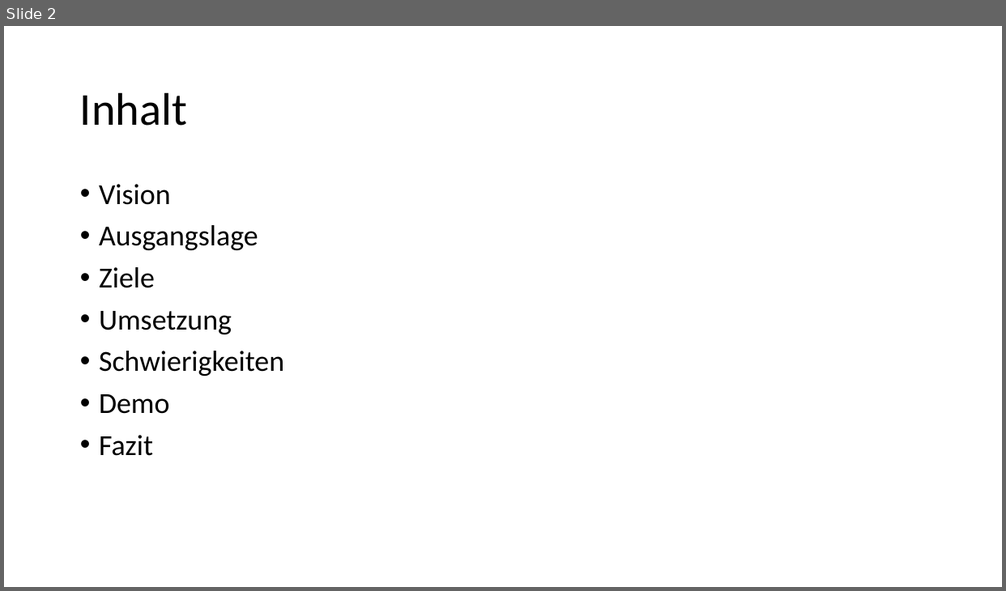
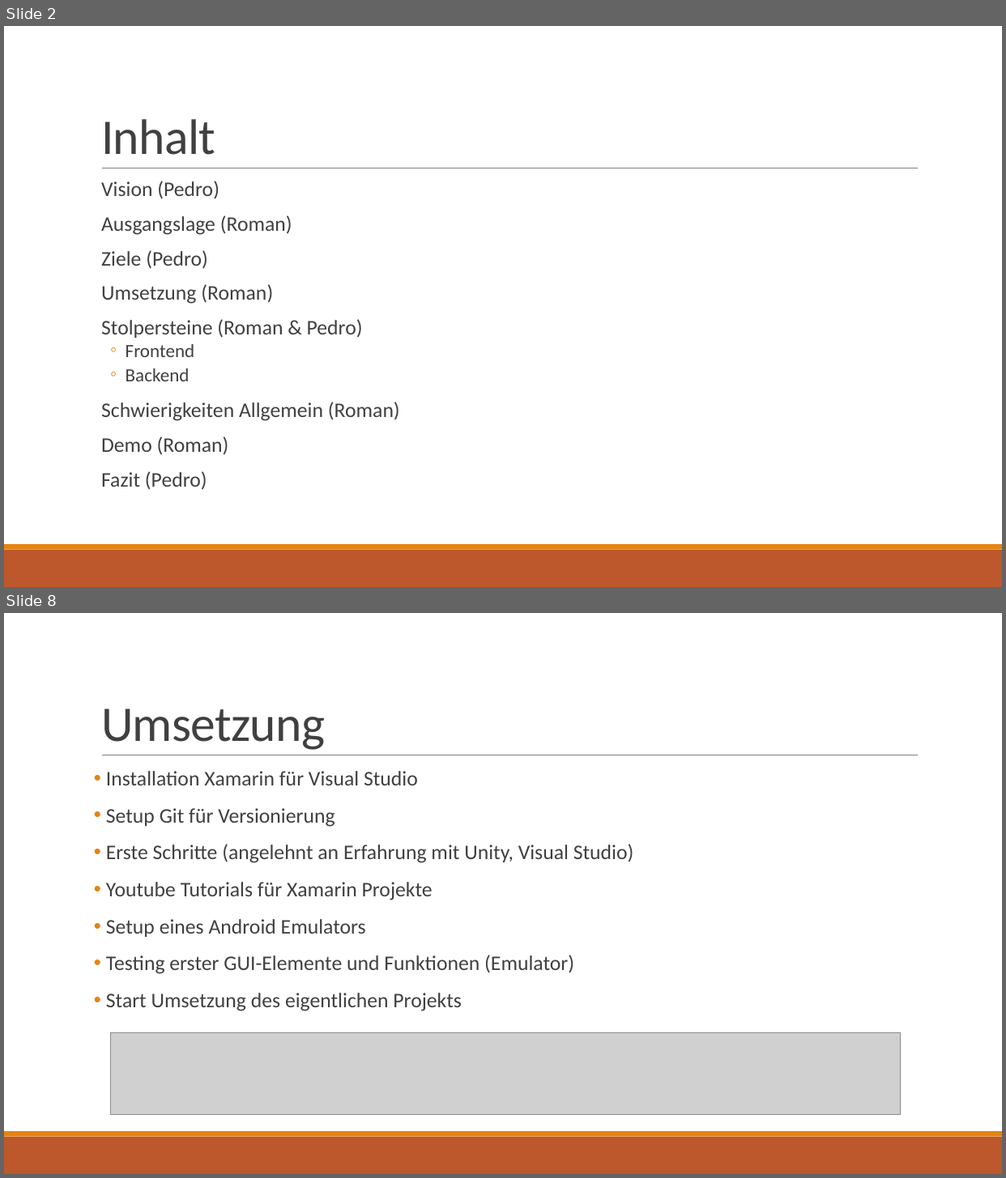
Before and after one commit to HolzbaumStudios/CookBook, a slide deck: Docs/Präsentation_Kochbuch.pptx. Shown one above the other, each under a label of ours: slide 2 before the commit, slides 2 and 8 after it; the slides between them are not shown. The pictures are 1006x591 and 1006x1178 pixels, drawn with LibreOffice and Linux fonts; fonts in the diff are those of the drawing; grey boxes stand for pictures. Boxes give left, top, right and bottom in pixels: in the first picture for what was removed or moved away, otherwise in the second. Text is boxed around its words. In the diff, an @@ line names an element or a change of style, - is before the commit and + after.

Commit message:
Praesentation
+ Teil Roman Präsi

```diff
--- a/Docs/Präsentation_Kochbuch.pptx
+++ b/Docs/Präsentation_Kochbuch.pptx
@@ slide 8 added at (4,613,1002,1174), background #FFFFFF; not listed: 3 template elements that a slide beside it also shows @@
@@ title added at (101,709,325,750), 48 pt, text #404040 @@
+Umsetzung
@@ text added at (106,771,634,1012), 20 pt, text #404040 @@
+• Installation Xamarin für Visual Studio
+• Setup Git für Versionierung
+• Erste Schritte (angelehnt an Erfahrung mit Unity, Visual Studio)
+• Youtube Tutorials für Xamarin Projekte
+• Setup eines Android Emulators
+• Testing erster GUI-Elemente und Funktionen (Emulator)
+• Start Umsetzung des eigentlichen Projekts
@@ picture added at (110,1033,901,1114) @@
@@ slide 2 changed as well @@
@@ title "Inhalt": place and size @@
-title "Inhalt" at (80,92,187,126)
+title "Inhalt" at (101,119,215,155)
@@ title "Inhalt" at (101,119,215,155): size 44 to 48 pt, text colour #000000 to #404040, letter spacing 0 to -0.5 pt; line spacing 0.9 to 0.85; vertical alignment middle to bottom @@
@@ line added from (102, 169) to (918, 169), #808080 0.5 pt @@
@@ text at (101,181,400,490): text changed; size 28 to 20 pt; text colour #000000 to #404040 @@
-• Vision
-• Ausgangslage
-• Ziele
-• Umsetzung
-• Schwierigkeiten
-• Demo
-• Fazit
+  Vision (Pedro)
+  Ausgangslage (Roman)
+  Ziele (Pedro)
+  Umsetzung (Roman)
+  Stolpersteine (Roman & Pedro)
+  ◦ Frontend
+  ◦ Backend
+  Schwierigkeiten Allgemein (Roman)
+  Demo (Roman)
+  Fazit (Pedro)
@@ rectangle added at (4,550,1002,587), fill #BD582C @@
@@ rectangle added at (4,544,1002,550), fill #E48312 @@
```
Also in this commit, not shown: 1 other slide changed, 12 other slides added, 2 other files.
